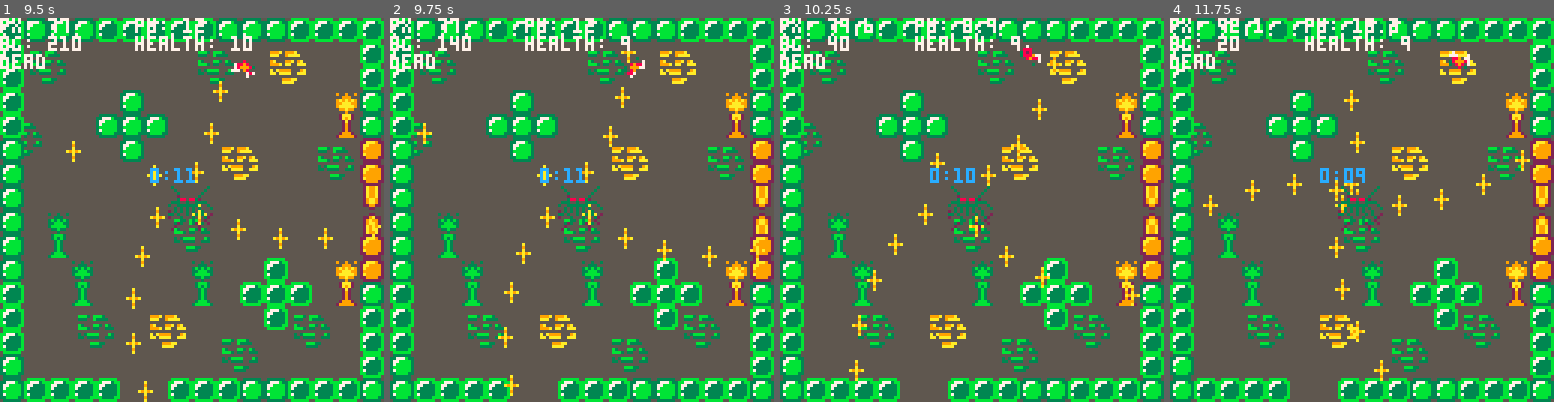
Above: before the commit, frames 1-4 (left to right).
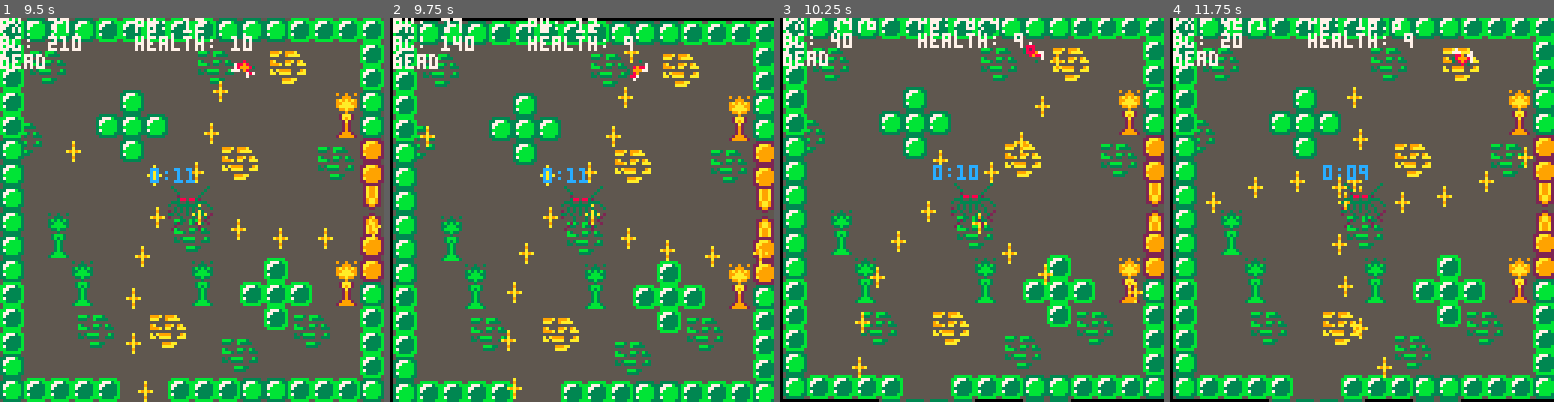
Above: after the commit, the same moments.

Repository: kbrewington/Negation
Game: PICO-8 cartridge negation.p8
Two runs of this game, one before a commit and one after it. Both use one fixed random seed, a clock stepped at 60 frames per second and the inputs below.
Inputs:
- Up to frame 1 (9.5 s): tap O (Z key) at 0.33, 0.7, 1.43, 2.22, 3.1, 3.98, 4.87, 5.75, 6.63, 7.52, 8.4, 9.28 s; tap X (X key) at 1.07, 2.07, 2.4, 2.73, 3.07, 3.4, 3.73, 4.07, 4.4, 4.73, 5.07, 5.4, 5.73, 6.07, 6.4, 6.73, 7.07, 7.4, 7.73, 8.07, 8.4, 8.73, 9.07, 9.4 s; hold Left 1.97-2.37 s; hold Down 2.42-2.82 s; hold Right 2.87-3.53 s; hold Up 3.58-4.08 s; hold Right 4.13-4.53 s; hold Down 4.58-5.08 s; hold Left 5.13-5.8 s; hold Up 5.85-6.18 s; hold Left 6.23-6.63 s; hold Down 6.68-7.08 s; hold Right 7.13-7.8 s; hold Up 7.85-8.35 s; hold Right 8.4-8.8 s; hold Down 8.85-9.35 s; hold Left from 9.4 s (still down)
- Up to frame 2 (9.75 s): keep holding Left; tap X (X key) at 9.73 s
- Up to frame 3 (10.25 s): release Left at 10.07 s; tap X (X key) at 10.07 s; hold Up from 10.12 s (still down); tap O (Z key) at 10.17 s
- Up to frame 4 (11.75 s): tap X (X key) every 0.33 s from 10.4 to 11.73 s; release Up at 10.45 s; hold Left 10.5-10.9 s; hold Down 10.95-11.35 s; tap O (Z key) at 11.05 s; hold Right from 11.4 s (still down)

Frame 1 is identical in both runs. In frame 2, 28% of the frame differs, in the area x 0-100%, y 0-100%; in frame 3, 26%; in frame 4, 26%.

Commit message:
added camera shake when player takes damage.

Diff:
--- a/negation.p8
+++ b/negation.p8
@@ -691,12 +691,12 @@
 
   map(0, 0, map_.sx, map_.sy, 128, 128)
 
-  if (time() - player.last_hit) < player.immune_time and (time()%.5==0) then
-      --
-  else
+  -- if (time() - player.last_hit) < player.immune_time and (time()%.5==0) then
+  --     --
+  -- else
     spr_r(player.sprite, player.x, player.y, player.angle, 1, 1)
-    if time() - player.last_hit <= 0 then player.last_hit = time() - player.immune_time end
-  end
+  --   if time() - player.last_hit <= 0 then player.last_hit = time() - player.immune_time end
+  -- end
 
   for e in all(enemy_spawned) do
     -- this should never happen, but just in case:
@@ -715,7 +715,9 @@
       if ((time() - player.last_hit) > player.immune_time) and enemy_collision(e) then
         player.health = player.health - 1
         player.last_hit = time()
-        -- TODO: trigger animation here
+      elseif enemy_collision(e) then -- shake screen to show you've taken damage
+        -- https://www.lexaloffle.com/bbs/?tid=2168
+        camera(cos((time()*1000)/3), cos((time()*1000)/2))
       end
       spr(e.sprite, e.x, e.y)
       e.move()
@@ -745,7 +747,8 @@
     if ((time() - player.last_hit) > player.immune_time) and bullet_collision(player, b) then
       player.health = player.health - 1
       player.last_hit = time()
-      -- TODO: trigger animation here
+    elseif bullet_collision(player, b) then
+      camera(cos((time()*1000)/3), cos((time()*1000)/2))
     end
 
     if bump(b.x, b.y) then
